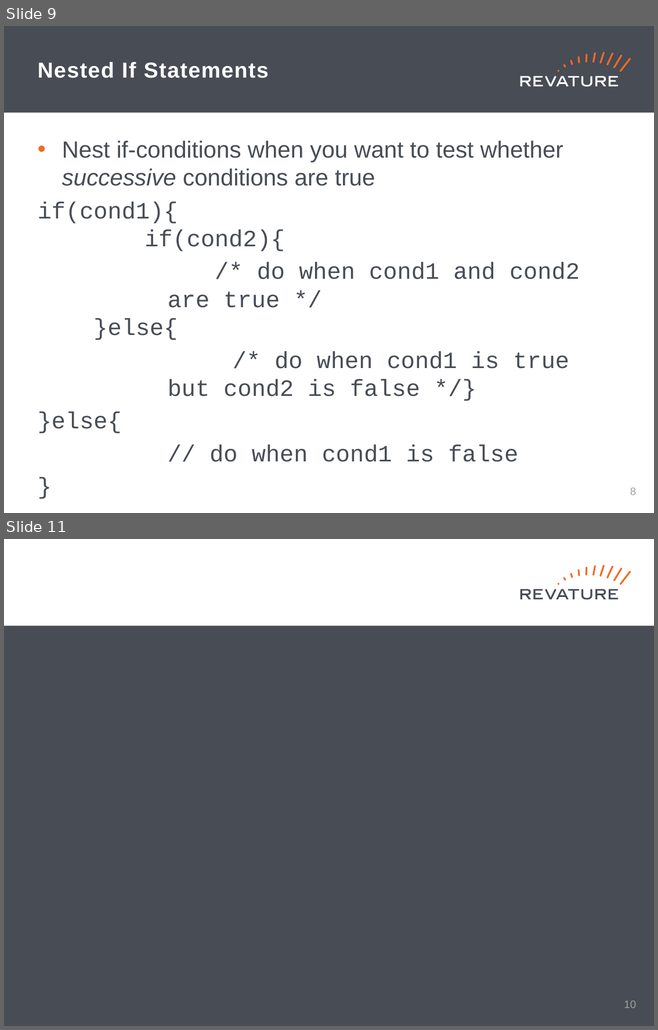
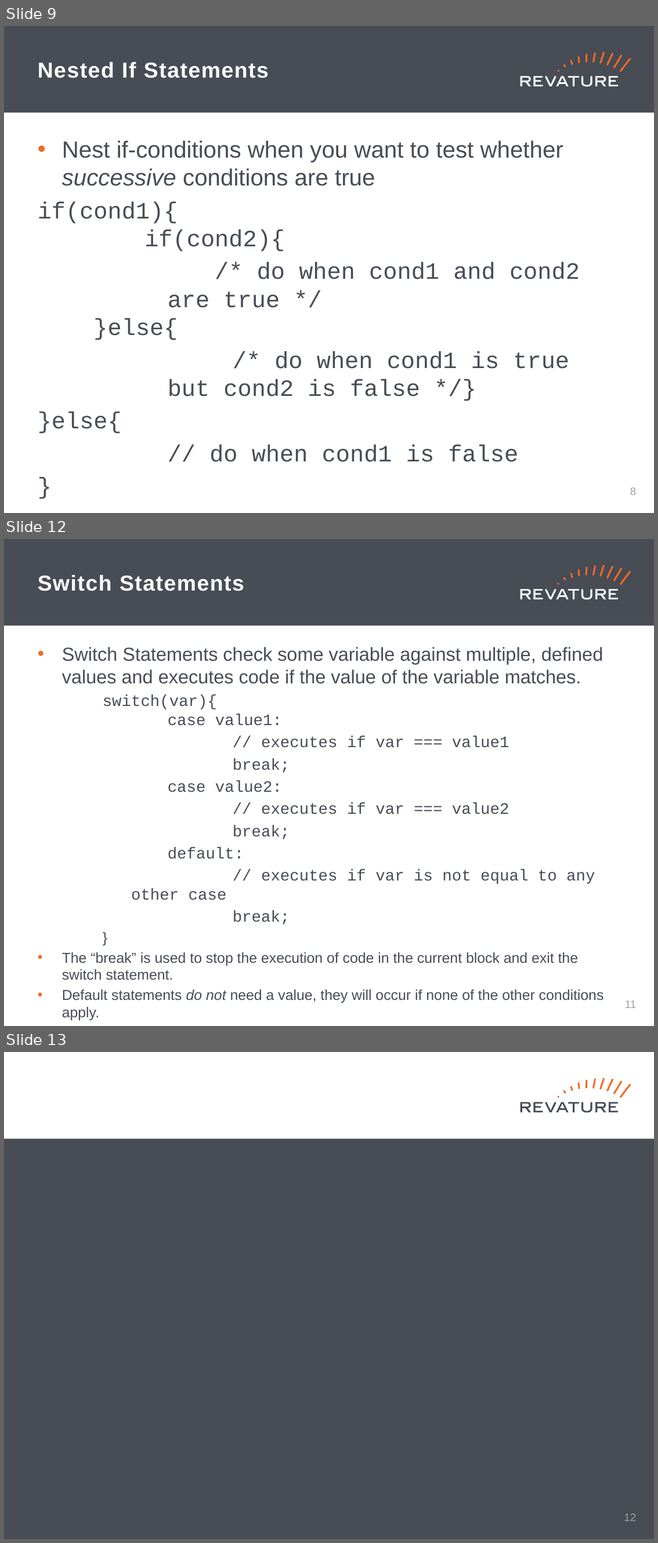
Before and after one commit to jhigherevature/8302021_RAP, a slide deck: powerpoints/Day_3.pptx. Shown one above the other, each under a label of ours: slides 9 and 11 before the commit, slides 9, 12 and 13 after it; the slides between them are not shown. The pictures are 658x1030 and 658x1543 pixels, drawn with LibreOffice and Linux fonts; fonts in the diff are those of the drawing. Boxes give left, top, right and bottom in pixels: in the first picture for what was removed or moved away, otherwise in the second. Text is boxed around its words. In the diff, an @@ line names an element or a change of style, - is before the commit and + after.

```diff
--- a/powerpoints/Day_3.pptx
+++ b/powerpoints/Day_3.pptx
@@ slide 12 added at (4,539,654,1026), background #FFFFFF; not listed: 19 template elements that a slide beside it also shows @@
@@ title added at (38,575,244,591), 24 pt, text #FFFFFF, bold @@
+Switch Statements
@@ text added at (62,647,604,1020), 16 pt, text #474C55 @@
+• Switch Statements check some variable against multiple, defined values and executes code if the value of the variable matches.
+switch(var){
+case value1:
+// executes if var === value1
+break;
+case value2:
+// executes if var === value2
+break;
+default:
+// executes if var is not equal to any other case
+break;
+}
+• The “break” is used to stop the execution of code in the current block and exit the switch statement.
+• Default statements do not need a value, they will occur if none of the other conditions apply.
@@ page number added at (625,1001,636,1008), 12 pt, text #A0A1A0 @@
+11
@@ what was slide 11 is now slide 13 @@
@@ page number at (623,1514,636,1521): text changed @@
-10
+12
```
Also in this commit, not shown: 2 slides changed, 1 other slide added, 2 other files.
